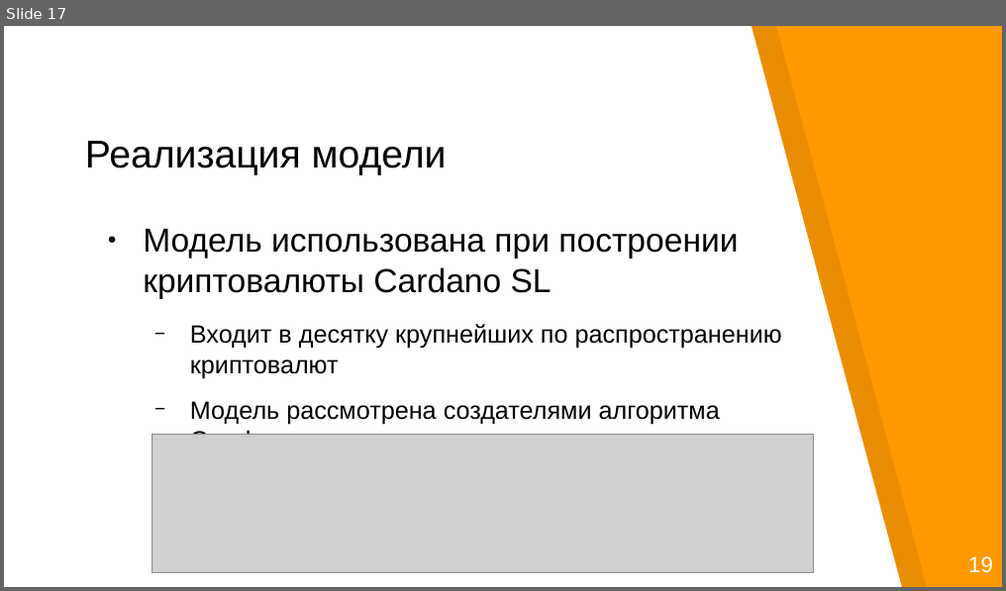
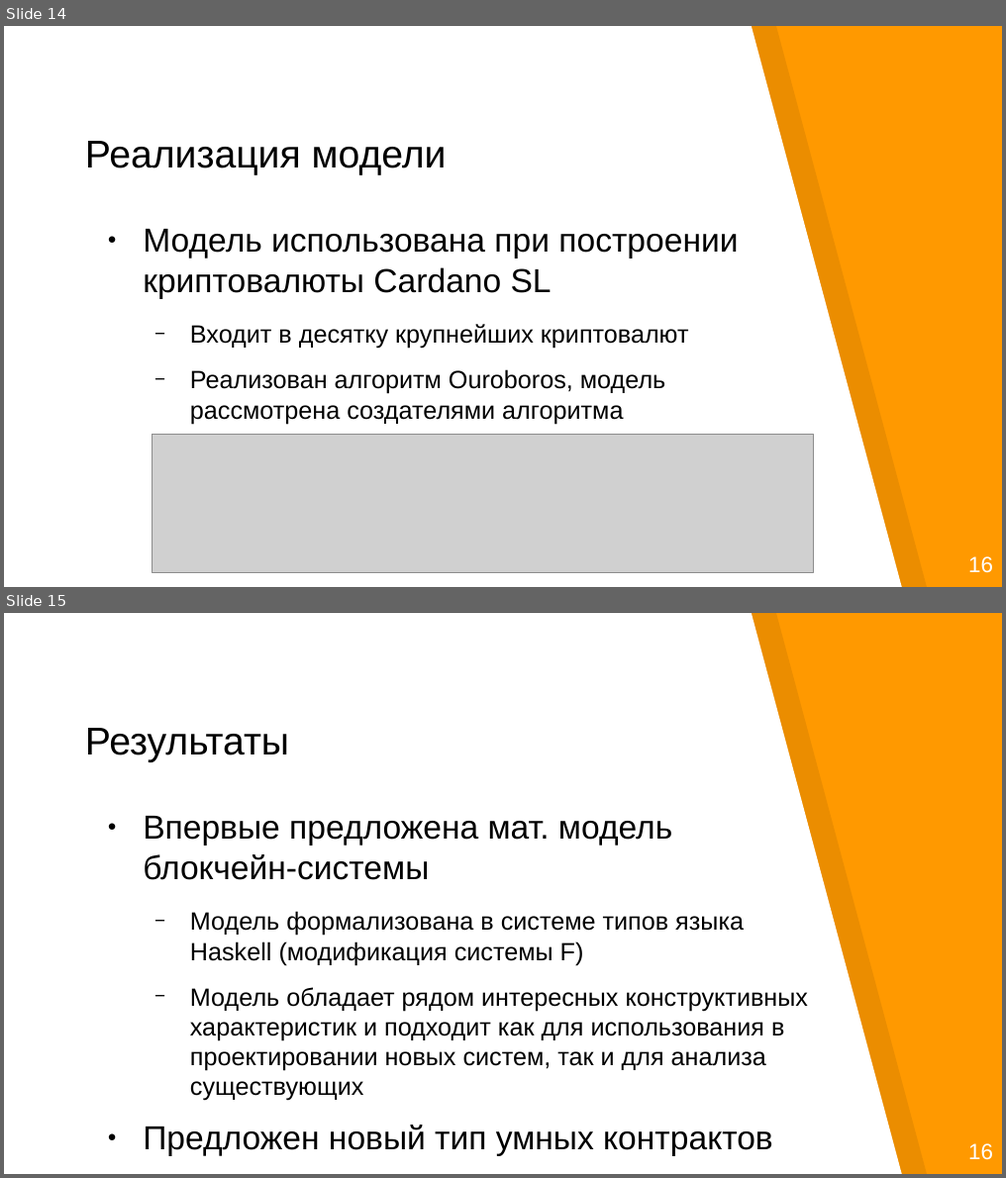
Before and after one commit to georgeee/itmo-master-thesis, a slide deck: presentation.odp. Shown one above the other, each under a label of ours: slide 17 before the commit, slides 14 and 15 after it. The pictures are 1006x591 and 1006x1178 pixels, drawn with LibreOffice and Linux fonts; fonts in the diff are those of the drawing; grey boxes stand for pictures. Boxes give left, top, right and bottom in pixels: in the first picture for what was removed or moved away, otherwise in the second. Text is boxed around its words. In the diff, an @@ line names an element or a change of style, - is before the commit and + after.

```diff
--- a/presentation.odp
+++ b/presentation.odp
@@ slide 15 added at <box>4,613,1002,1174</box>, background #FF9900; not listed: 3 template elements that a slide beside it also shows @@
@@ title added at <box>85,728,289,762</box>, 28 pt, text #000000 @@
+Результаты
@@ text added at <box>143,816,809,1157</box>, 18 pt, text #000000 @@
+● Впервые предложена мат. модель блокчейн-системы
+  − Модель формализована в системе типов языка Haskell (модификация системы F)
+  − Модель обладает рядом интересных конструктивных характеристик и подходит как для использования в проектировании новых систем, так и для анализа существующих
+● Предложен новый тип умных контрактов
@@ what was slide 17 is now slide 14 @@
@@ slide 14 changed as well @@
@@ text at <box>190,324,689,424</box>: text changed @@
-  − Входит в десятку крупнейших по распространению криптовалют
-  − Модель рассмотрена создателями алгоритма Ouroboros
+  − Входит в десятку крупнейших криптовалют
+  − Реализован алгоритм Ouroboros, модель рассмотрена создателями алгоритма
@@ text at <box>968,557,993,573</box>: text changed @@
-19
+16
```
Also in this commit, not shown: 8 other slides changed, 5 other slides added, 9 slides removed, 6 other files.
